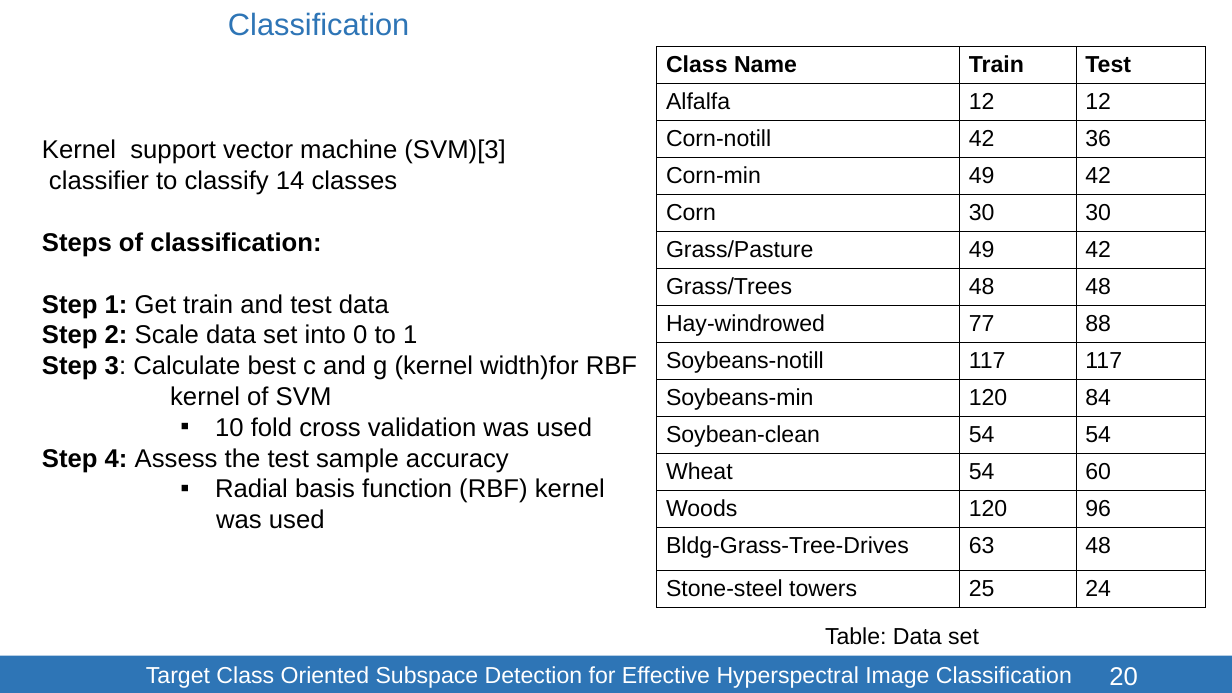
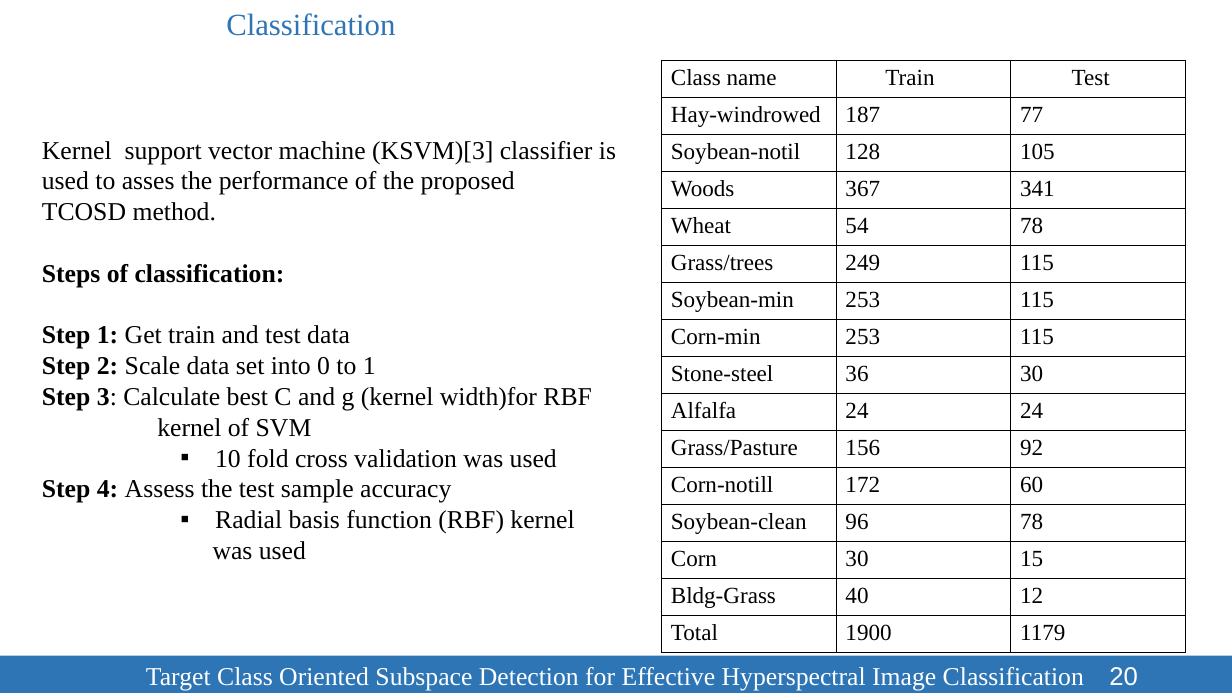
Before and after one commit to SleepyBrain/Remote-Sensing, a slide deck: slide 20 of Presentation/TCOSD-123086.pptx. Drawn at 1232x693 pixels with LibreOffice and Linux fonts; fonts in the diff are those of the drawing. Boxes give left, top, right and bottom in pixels: in the first picture for what was removed or moved away, otherwise in the second. Text is boxed around its words. In the diff, an @@ line names an element or a change of style, - is before the commit and + after.

```diff
--- a/Presentation/TCOSD-123086.pptx
+++ b/Presentation/TCOSD-123086.pptx
@@ text "Classification" at <box>226,13,395,36</box>: font Arial to Times New Roman @@
@@ table removed at <box>657,46,1206,607</box>, 15 rows, 3 columns @@
-Class Name | Train | Test
-Alfalfa | 12 | 12
-Corn-notill | 42 | 36
-Corn-min | 49 | 42
-Corn | 30 | 30
-Grass/Pasture | 49 | 42
-Grass/Trees | 48 | 48
-Hay-windrowed | 77 | 88
-Soybeans-notill | 117 | 117
-Soybeans-min | 120 | 84
-Soybean-clean | 54 | 54
-Wheat | 54 | 60
-Woods | 120 | 96
-Bldg-Grass-Tree-Drives | 63 | 48
-Stone-steel towers | 25 | 24
@@ table added at <box>662,60,1186,652</box>, 16 rows, 3 columns @@
+Class name | Train | Test
+Hay-windrowed | 187 | 77
+Soybean-notil | 128 | 105
+Woods | 367 | 341
+Wheat | 54 | 78
+Grass/trees | 249 | 115
+Soybean-min | 253 | 115
+Corn-min | 253 | 115
+Stone-steel | 36 | 30
+Alfalfa | 24 | 24
+Grass/Pasture | 156 | 92
+Corn-notill | 172 | 60
+Soybean-clean | 96 | 78
+Corn | 30 | 15
+Bldg-Grass | 40 | 12
+Total | 1900 | 1179
@@ text at <box>42,141,616,221</box>: text changed; font Arial to Times New Roman @@
-Kernel support vector machine (SVM)[3]
-classifier to classify 14 classes
+Kernel support vector machine (KSVM)[3] classifier is
+used to asses the performance of the proposed
+TCOSD method.
@@ text at <box>42,264,574,560</box>: font Arial to Times New Roman in "Steps of classification:", "Step 1: Get train and test data", "Step 2: Scale data set into 0 ...", "kernel of SVM" and 4 more places @@
@@ text at <box>42,387,592,411</box>: text changed; font Arial to Times New Roman @@
-Step 3: Calculate best c and g (kernel width)for RBF
+Step 3: Calculate best C and g (kernel width)for RBF
@@ text removed at <box>825,627,979,645</box> @@
-Table: Data set
@@ rectangle "Target Class Oriented Subspace Detection ..." at <box>0,656,1232,693</box>: size 18 to 20 pt, font Arial to Times New Roman @@
```
Also in this commit, not shown: 9 other slides changed, 8 other files.
